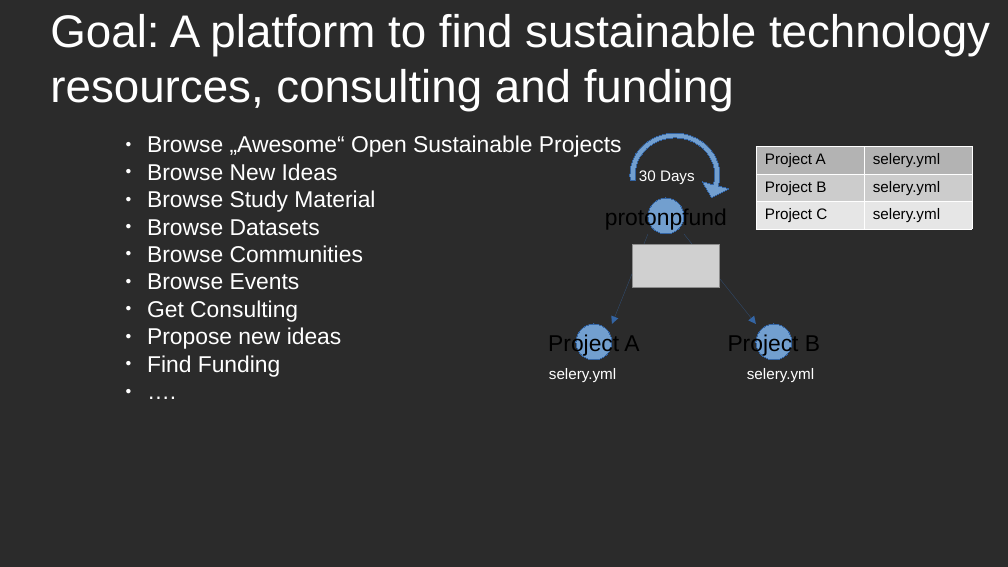
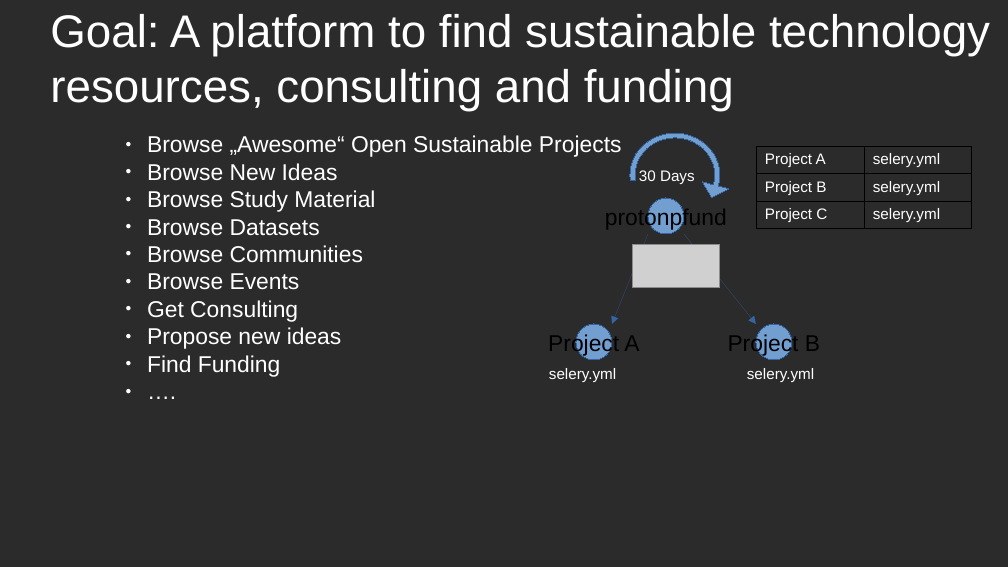
Before and after one commit to protontypes/documents, a slide deck: slide 3 of brainstorm/protonfund.odp. Drawn at 1008x567 pixels with LibreOffice and Linux fonts; fonts in the diff are those of the drawing; grey boxes stand for pictures; background and template pictures are left out; a plain dark background stands for a picture behind light text. Boxes give left, top, right and bottom in pixels: in the first picture for what was removed or moved away, otherwise in the second. Text is boxed around its words. In the diff, an @@ line names an element or a change of style, - is before the commit and + after.

```diff
--- a/brainstorm/protonfund.odp
+++ b/brainstorm/protonfund.odp
@@ table at box(756, 146, 972, 355) @@
@@ fill #B3B3B3 to none in row 1 @@
@@ fill #CCCCCC to none in row 2 @@
@@ fill #E6E6E6 to none in row 3 @@
@@ text colour #000000 to #FFFFFF @@
@@ borders changed @@
```
Also in this commit, not shown: 1 slide added, 18 other files.
